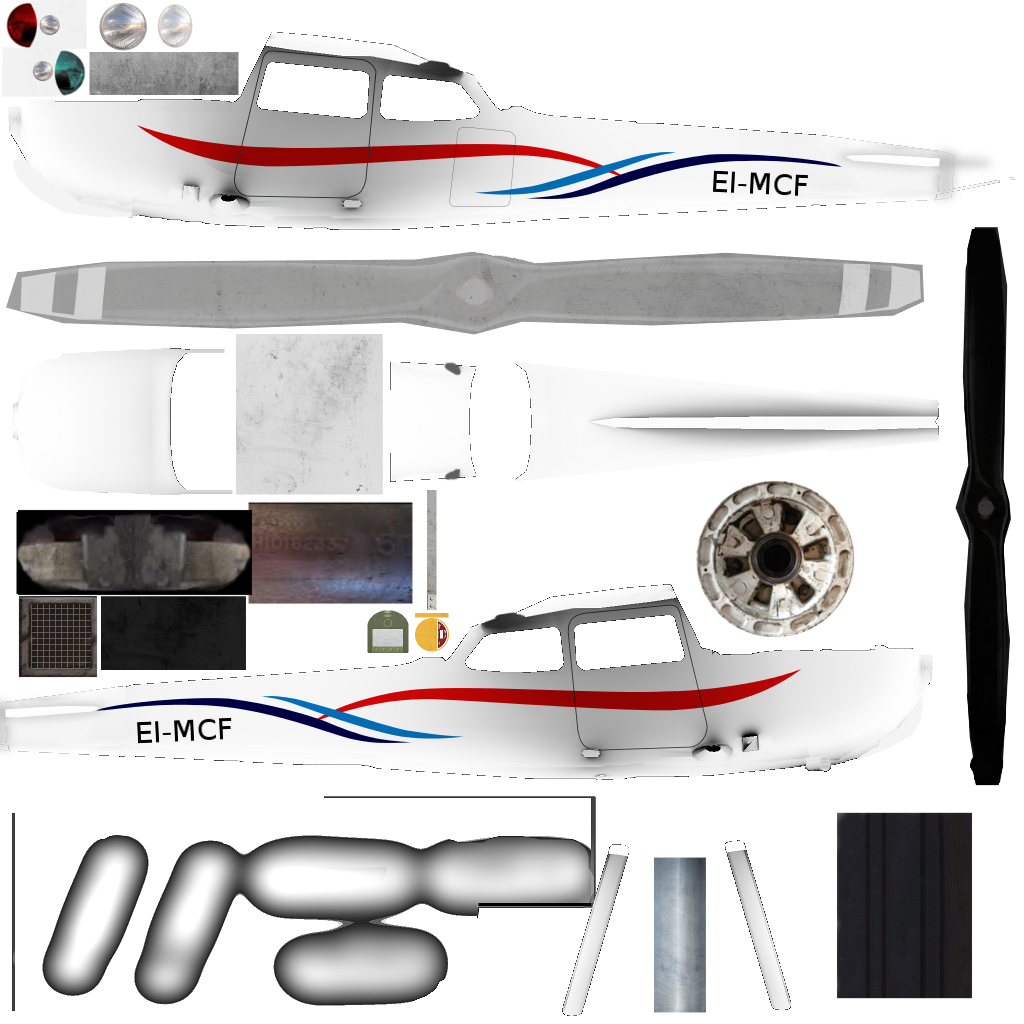
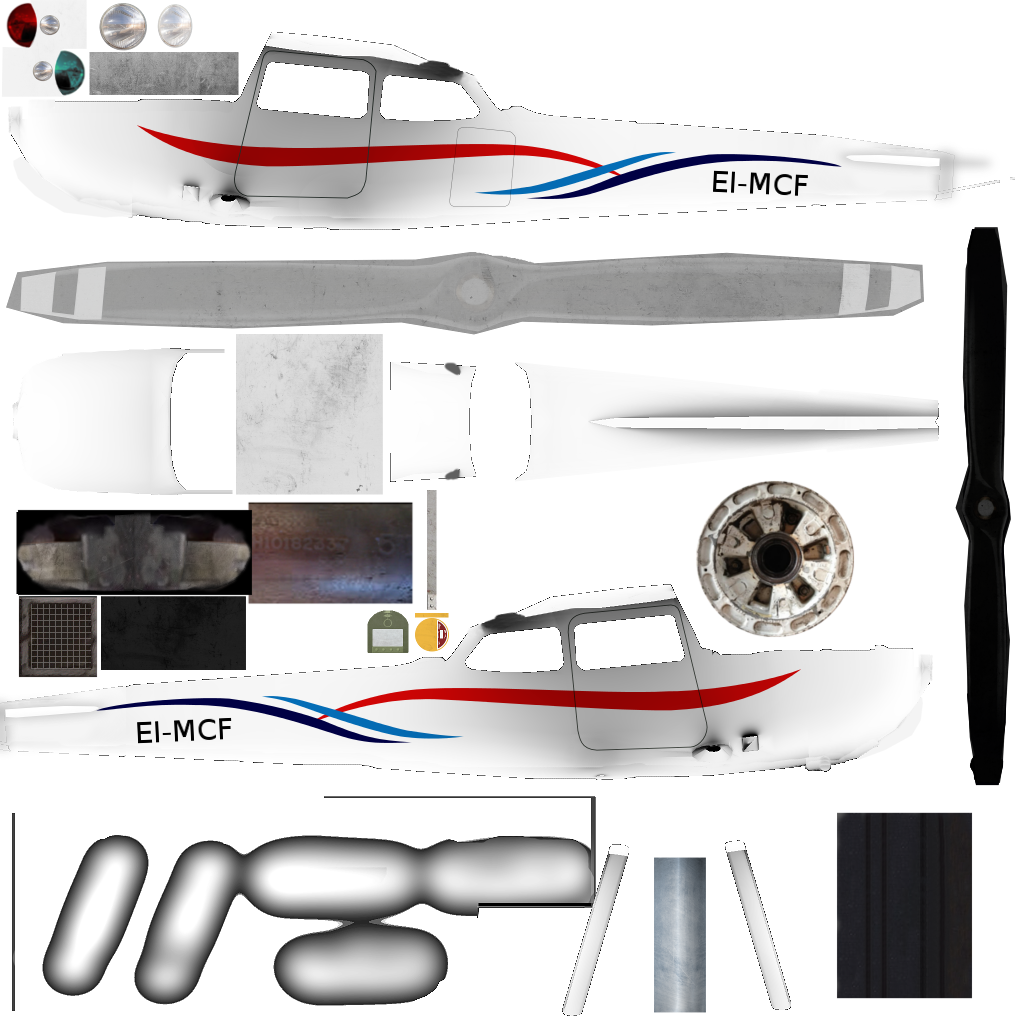
Revision of a layered 1024x1024 image; what changed, layer by layer:
painted on "Clipboard #3" over [328,188,618,768]
